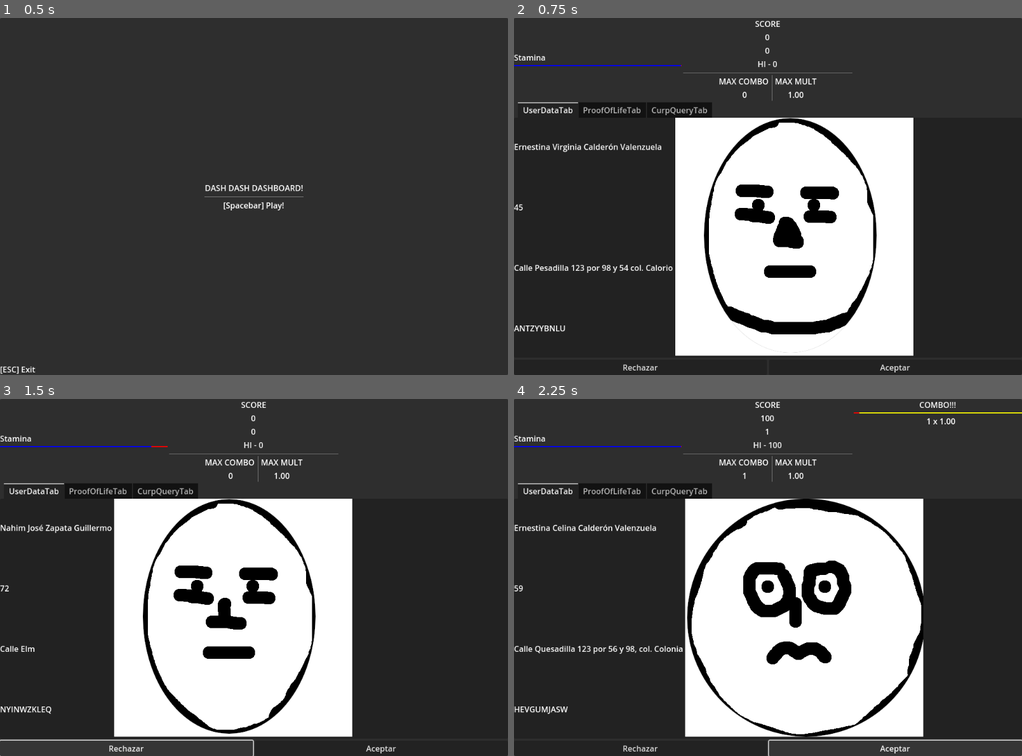
Above: before the commit, frames 1-4 (two rows, left to right).
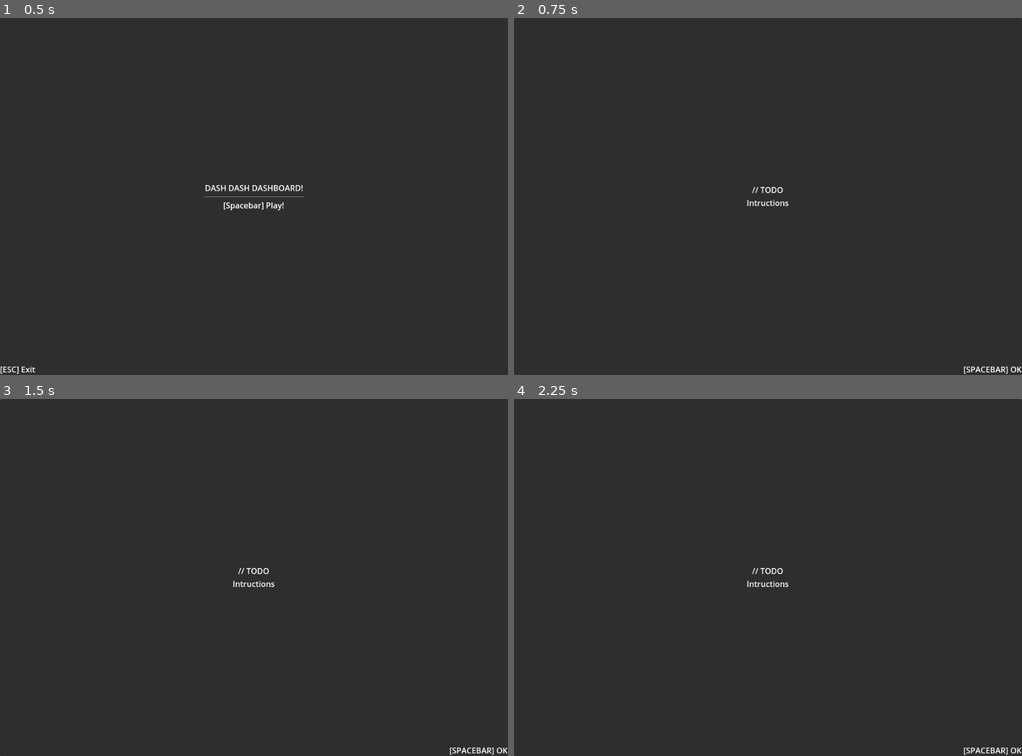
Above: after the commit, the same moments.

Repository: pyramid-seph/dash_dash_dashboard
Game: Godot game, scene res://scenes/Game.tscn
Same seed, same stepped clock (60 frames per second), same inputs: the game is played once before the commit and once after it.
Inputs (mouse positions are in pixels of both pictures, inside the frame that each line leads up to):
- Up to frame 1 (0.5 s): no input
- Up to frame 2 (0.75 s): tap Enter at 0.5 s; hold Space (accept) from 0.53 s (still down)
- Up to frame 3 (1.5 s): release Space (accept) at 1.25 s; click (127, 748) at 1.25 s, where only the run before the commit has a clickable "Rechazar"
- Up to frame 4 (2.25 s): click (895, 748) at 2 s, where only the run before the commit has a clickable "Aceptar"

Frame 1 is identical in both runs. In frame 2, 34% of the frame differs, in the area x 0-100%, y 0-100%; in frame 3, 34%; in frame 4, 34%.

Commit message:
Add title and quote states

Diff:
--- a/scenes/Game.tscn
+++ b/scenes/Game.tscn
@@ -1,14 +1,16 @@
-[gd_scene load_steps=11 format=3 uid="uid://blwio6a8h7kfl"]
+[gd_scene load_steps=13 format=3 uid="uid://blwio6a8h7kfl"]
 
 [ext_resource type="Script" path="res://scenes/Game.gd" id="1_7uuqv"]
 [ext_resource type="PackedScene" path="res://scenes/PersonRandomizer.tscn" id="2_11wco"]
 [ext_resource type="Script" path="res://scenes/GameStateMachine.gd" id="2_l1akh"]
 [ext_resource type="Script" path="res://scenes/TitleScreenState.gd" id="3_8lc77"]
 [ext_resource type="PackedScene" uid="uid://hq3mhsieof3k" path="res://scenes/ComboManager.tscn" id="3_ke5jt"]
+[ext_resource type="Script" path="res://scenes/InstructionsState.gd" id="4_am7d0"]
 [ext_resource type="Script" path="res://scenes/PauseState.gd" id="4_bmc37"]
 [ext_resource type="PackedScene" uid="uid://bqjywyns0o5n8" path="res://scenes/ClampedTimer.tscn" id="4_ukup6"]
 [ext_resource type="Script" path="res://scenes/PlayingState.gd" id="5_n3sen"]
 [ext_resource type="PackedScene" uid="uid://cdd2qox50mycb" path="res://scenes/GameplayGui.tscn" id="5_pdk4a"]
+[ext_resource type="Script" path="res://scenes/QuoteState.gd" id="5_xam4v"]
 [ext_resource type="Script" path="res://scenes/GameOverState.gd" id="6_i1mgl"]
 
 [node name="Game" type="Node"]
@@ -20,6 +22,12 @@
 
 [node name="TitleScreenState" type="Node" parent="GameStateMachine"]
 script = ExtResource("3_8lc77")
+
+[node name="InstructionsState" type="Node" parent="GameStateMachine"]
+script = ExtResource("4_am7d0")
+
+[node name="QuoteState" type="Node" parent="GameStateMachine"]
+script = ExtResource("5_xam4v")
 
 [node name="PauseState" type="Node" parent="GameStateMachine"]
 script = ExtResource("4_bmc37")
--- a/scenes/GameStateMachine.gd
+++ b/scenes/GameStateMachine.gd
@@ -7,6 +7,8 @@
 
 
 @onready var title_screen_state: GameState = $TitleScreenState
+@onready var instructions_state: GameState = $InstructionsState
+@onready var quote_state: GameState = $QuoteState
 @onready var pause_state: GameState = $PauseState
 @onready var playing_state: GameState = $PlayingState
 @onready var game_over_state: GameState = $GameOverState
--- a/scenes/GameplayGui.tscn
+++ b/scenes/GameplayGui.tscn
@@ -350,6 +350,12 @@
 text = "- Bernard Suits"
 horizontal_alignment = 2
 
+[node name="StartGameLabel" type="Label" parent="QuotePanel"]
+layout_mode = 2
+size_flags_horizontal = 8
+size_flags_vertical = 8
+text = "[SPACEBAR] Start game"
+
 [node name="IntructionsPanel" type="PanelContainer" parent="."]
 visible = false
 layout_mode = 1
--- /dev/null
+++ b/scenes/InstructionsState.gd
@@ -0,0 +1,13 @@
+extends GameState
+
+func _on_enter() -> void:
+	game.gameplay_gui.change_instructions_visibility(true)
+
+
+func _handle_input(event: InputEvent) -> void:
+	if event.is_action_pressed("accept"):
+		state_machine.change_state(state_machine.quote_state)
+
+
+func _on_exit() -> void:
+	game.gameplay_gui.change_instructions_visibility(false)
--- /dev/null
+++ b/scenes/QuoteState.gd
@@ -0,0 +1,14 @@
+extends GameState
+
+
+func _on_enter() -> void:
+	game.gameplay_gui.change_quote_visibility(true)
+
+
+func _handle_input(event: InputEvent) -> void:
+	if event.is_action_pressed("accept"):
+		state_machine.change_state(state_machine.playing_state)
+
+
+func _on_exit() -> void:
+	game.gameplay_gui.change_quote_visibility(false)
--- a/scenes/TitleScreenState.gd
+++ b/scenes/TitleScreenState.gd
@@ -9,7 +9,7 @@
 	if event.is_action_pressed("exit"):
 		get_tree().quit()
 	elif event.is_action_pressed("accept"):
-		state_machine.change_state(state_machine.playing_state)
+		state_machine.change_state(state_machine.instructions_state)
 
 
 func _on_exit() -> void:
